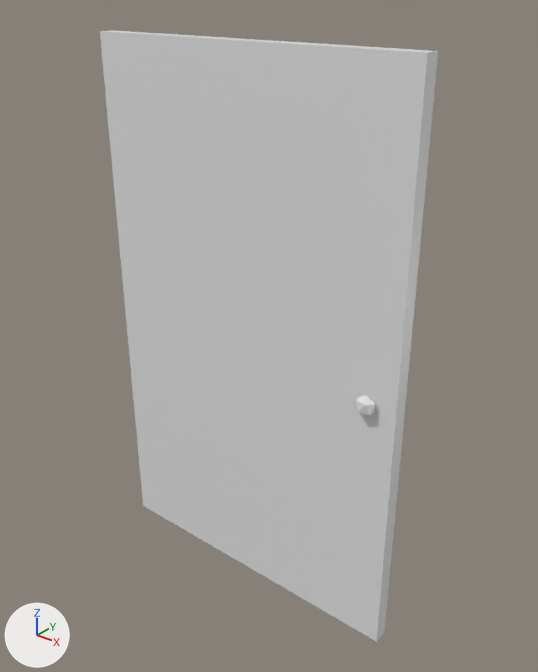
An edit to the Blender file Assets/Models/Door.blend, drawn before and after from the same camera.
Rendered twice from a 50 mm lens placed at (8.66, -10.15, 6.64), pointed at (0.32, 0.27, 0.18). The lights are fixed; the arrows at lower left show +X, +Y and +Z.
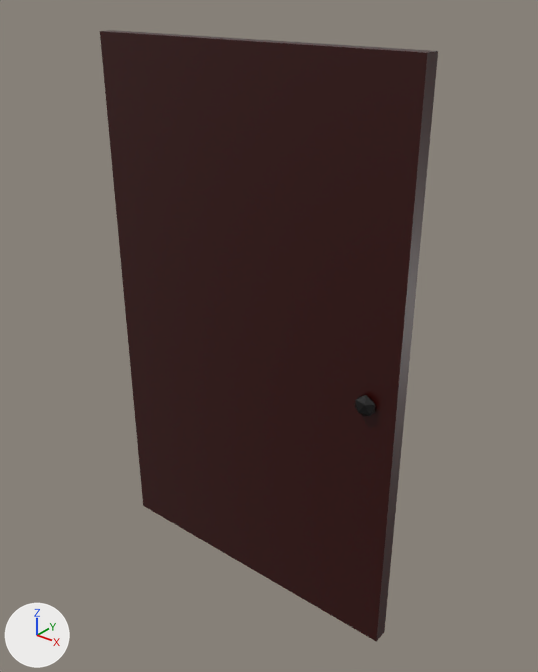
Boxes (x1, y1, x2, y2) around the edits, measured in the pictures (538 x 672 px):
'Cube', surface changed (grey to brown): (100, 30, 438, 642) in both

The change, as a diff of the scene's bpy script:
```diff
--- a/Assets/Models/Door.blend.py
+++ b/Assets/Models/Door.blend.py
@@ img_allcolors_png @@
+img_allcolors_png = load_image('allColors.png', '../Sprites/allColors.png', 512, 219, 'sRGB')
@@ mat_material @@
 mat_material = principled_material('Material')
-mat_material.base_color = (0.8, 0.8, 0.8)  # white #e7e7e7
+mat_material.texture = img_allcolors_png
 mat_material.roughness = 0.4
@@ me_cube @@
 me_cube.from_pydata(...)  # 20 vertices, 26 faces; spans x -3.48..3.48, y -0.58..0.25, z -5.66..5.66
 # used by ob_cube; location = (0.0, 0.0, 0.0); scale = (1.0, 0.631, 1.0)
+# me_cube part 1: texture (UV) coordinates of 26 of 26 faces, centred in x -3.48..3.48, y -0.55..0.25, z -5.66..5.66, changed; they spanned u 0.0..1.0, v 0.0..1.0 and now span u 0.56..0.99, v 0.03..0.08
 me_cube.materials.append(mat_material)
```
